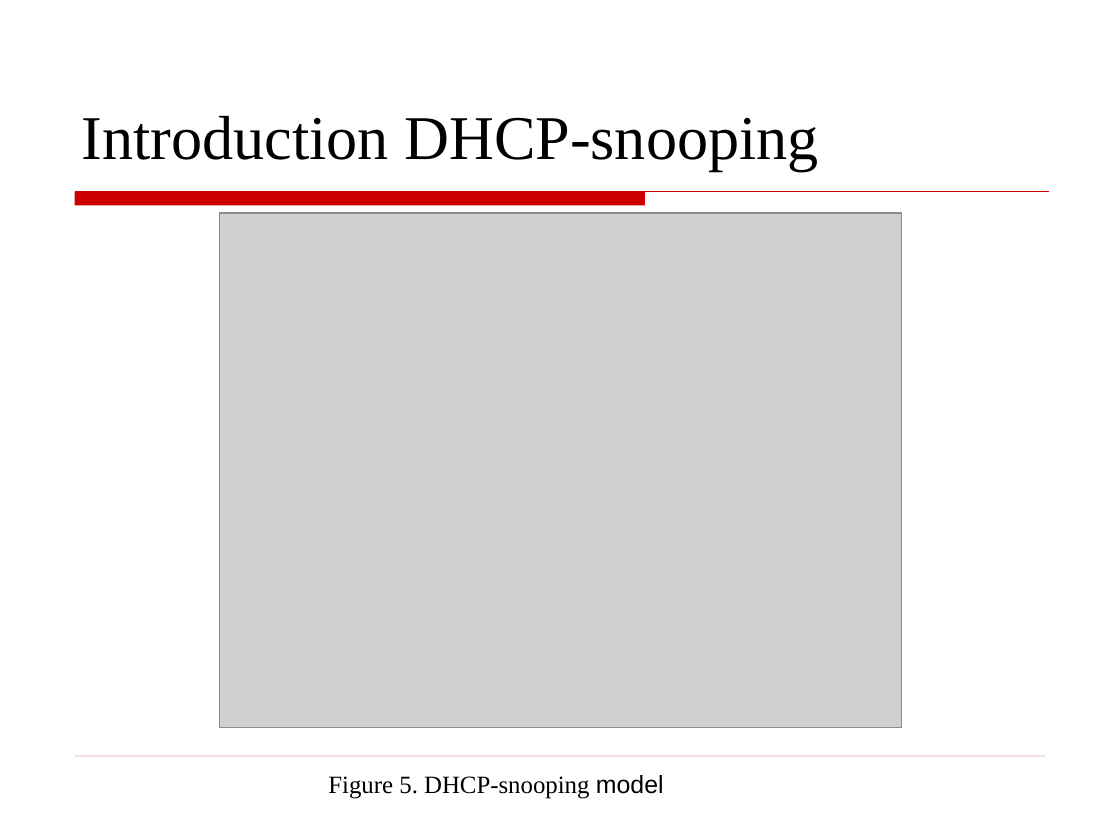
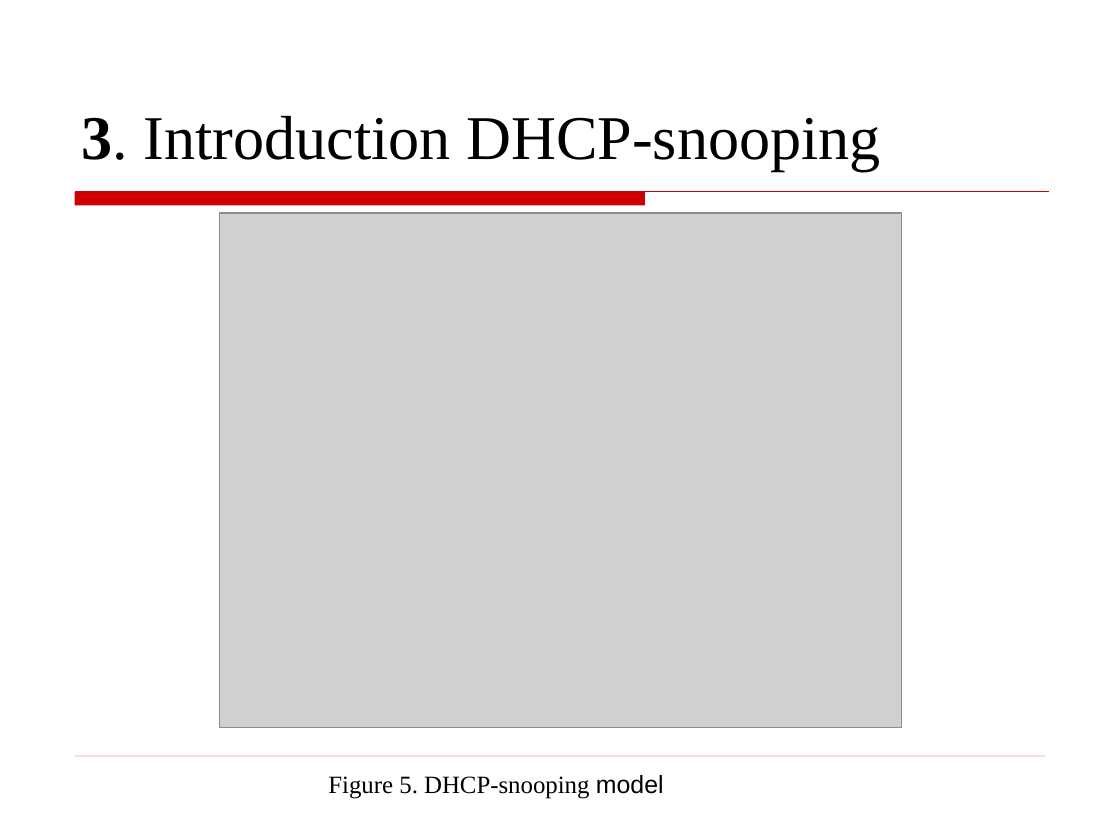
Before and after one commit to huynhlinh112/Test, a slide deck: slide 35 of DHCP.ppt (slide 27 before the commit). Drawn at 1120x840 pixels with LibreOffice and Linux fonts; fonts in the diff are those of the drawing; grey boxes stand for pictures; background and template pictures are left out. Boxes give left, top, right and bottom in pixels: in the first picture for what was removed or moved away, otherwise in the second. Text is boxed around its words. In the diff, an @@ line names an element or a change of style, - is before the commit and + after.

```diff
--- a/DHCP.ppt
+++ b/DHCP.ppt
@@ title at <box>82,115,880,171</box>: text changed @@
-Introduction DHCP-snooping
+3. Introduction DHCP-snooping
```
Also in this commit, not shown: 20 other slides changed, 22 slides added, 6 slides removed.
